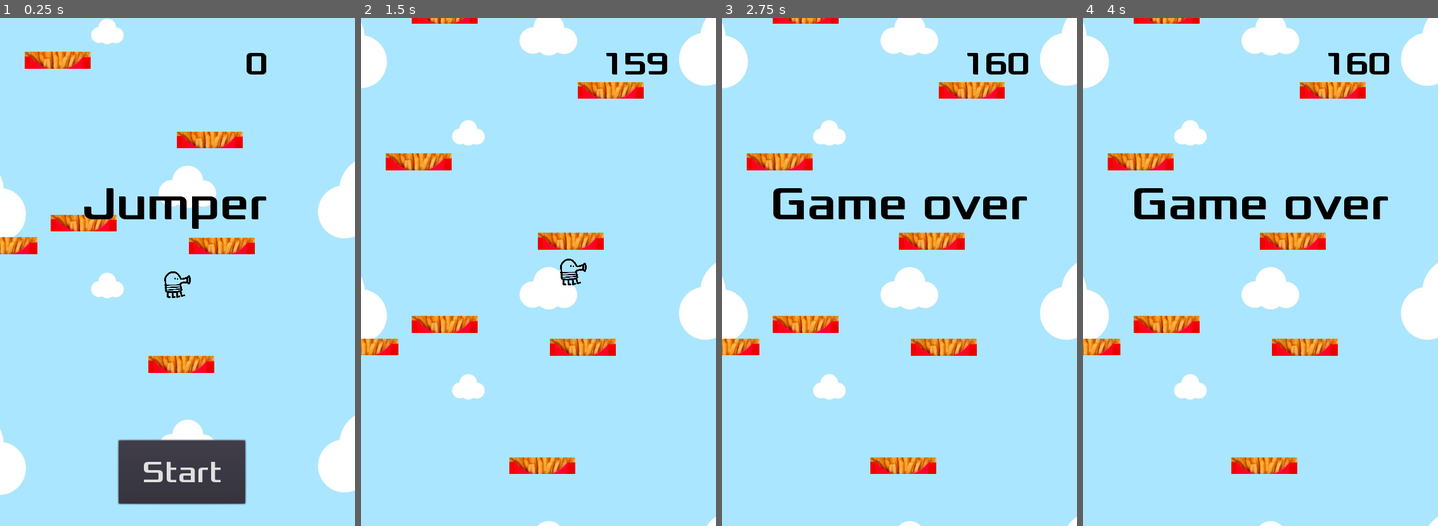
Above: before the commit, frames 1-4 (left to right).
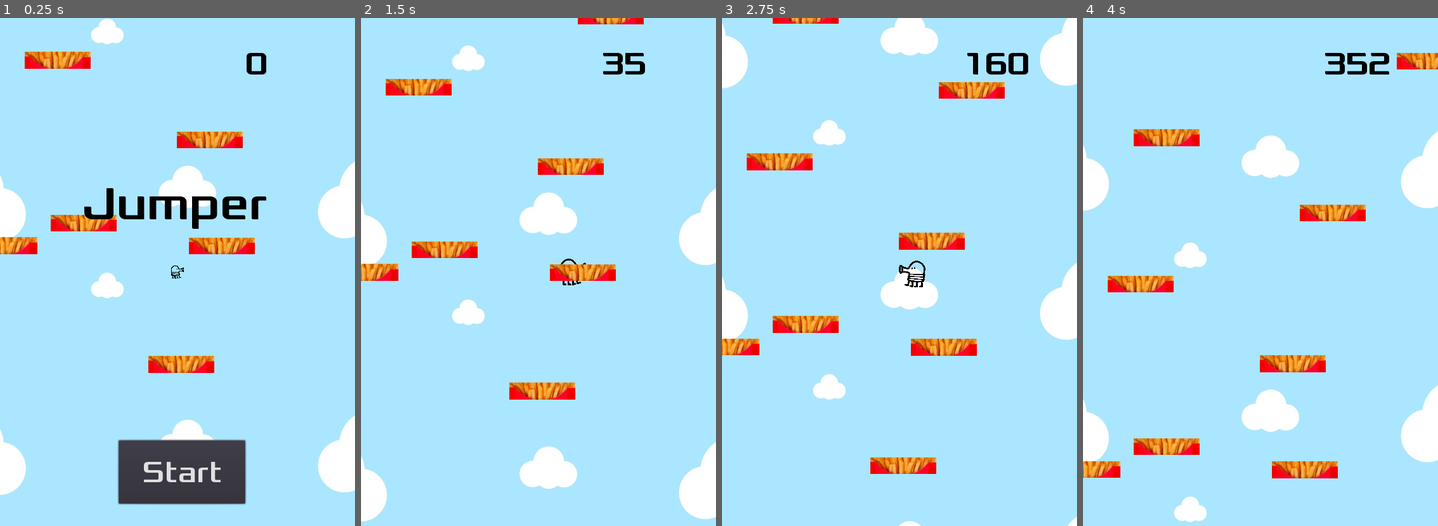
Above: after the commit, the same moments.

Repository: marcia-t/dalejump
Game: Godot game, scene res://Game.tscn
The game is run twice, just before and just after one commit, with the same random seed, the same clock (stepped at 60 frames per second) and the same inputs.
Inputs:
- Up to frame 1 (0.25 s): no input
- Up to frame 2 (1.5 s): click "Start" at 0.5 s; hold Right (ui_right) from 1.28 s (still down)
- Up to frame 3 (2.75 s): release Right (ui_right) at 2.03 s; hold Left (ui_left) from 2.03 s (still down)
- Up to frame 4 (4 s): release Left (ui_left) at 2.78 s; hold Right (ui_right) from 2.78 s (still down)

The runs differ from the first frame. In frame 1, 0.2% of the frame differs, in the area x 46-54%, y 48-56%; in frame 2, 19%; in frame 3, 1.9%; in frame 4, 22%, in the area x 0-100%, y 0-100%.

Commit message:
starting game

Diff:
--- a/Game.tscn
+++ b/Game.tscn
@@ -7,7 +7,7 @@
 [ext_resource path="res://Step.tscn" type="PackedScene" id=5]
 [ext_resource path="res://HUD.tscn" type="PackedScene" id=6]
 
-[node name="Game" type="Node2D" index="0"]
+[node name="Game" type="Node2D"]
 
 position = Vector2( 0, -3.4248 )
 script = ExtResource( 1 )
--- a/Player.gd
+++ b/Player.gd
@@ -6,12 +6,16 @@
 
 func _ready():
 	sprite = get_node("Sprite")
-	set_physics_process(true)
+	#Para que no se mueva
+	sleeping = true
+	set_physics_process(false)
 	pass
 
 
 func start():
-	position = Vector2(360, 400)
+	set_physics_process(true)
+	sleeping = false
+#	position = Vector2(360, 400)
 
 func loose():
 	hide()
--- a/Player.tscn
+++ b/Player.tscn
@@ -8,7 +8,7 @@
 custom_solver_bias = 0.0
 extents = Vector2( 20.5428, 7.15288 )
 
-[node name="Player" type="RigidBody2D"]
+[node name="Player" type="RigidBody2D" index="0"]
 
 scale = Vector2( 0.5, 0.5 )
 input_pickable = false
